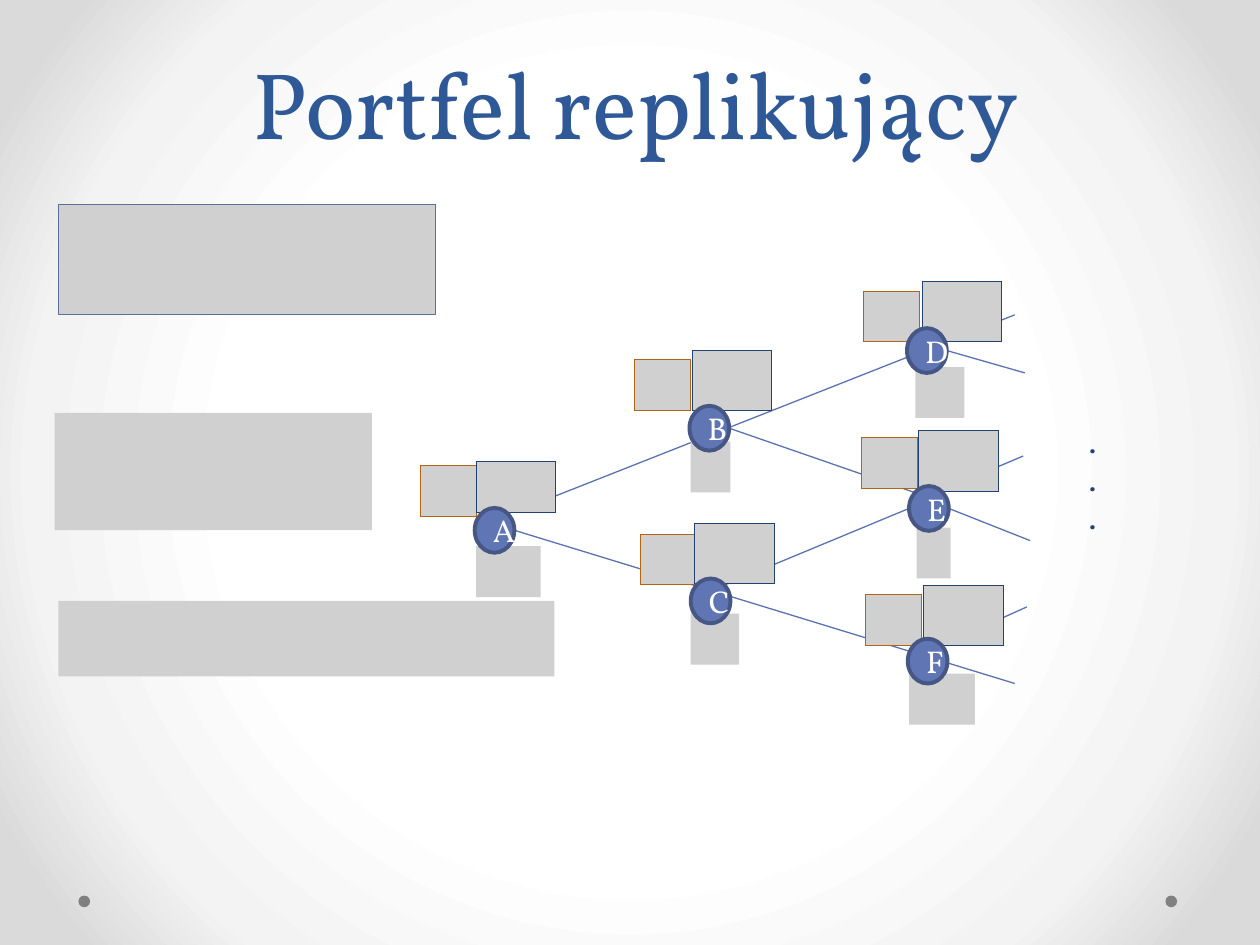
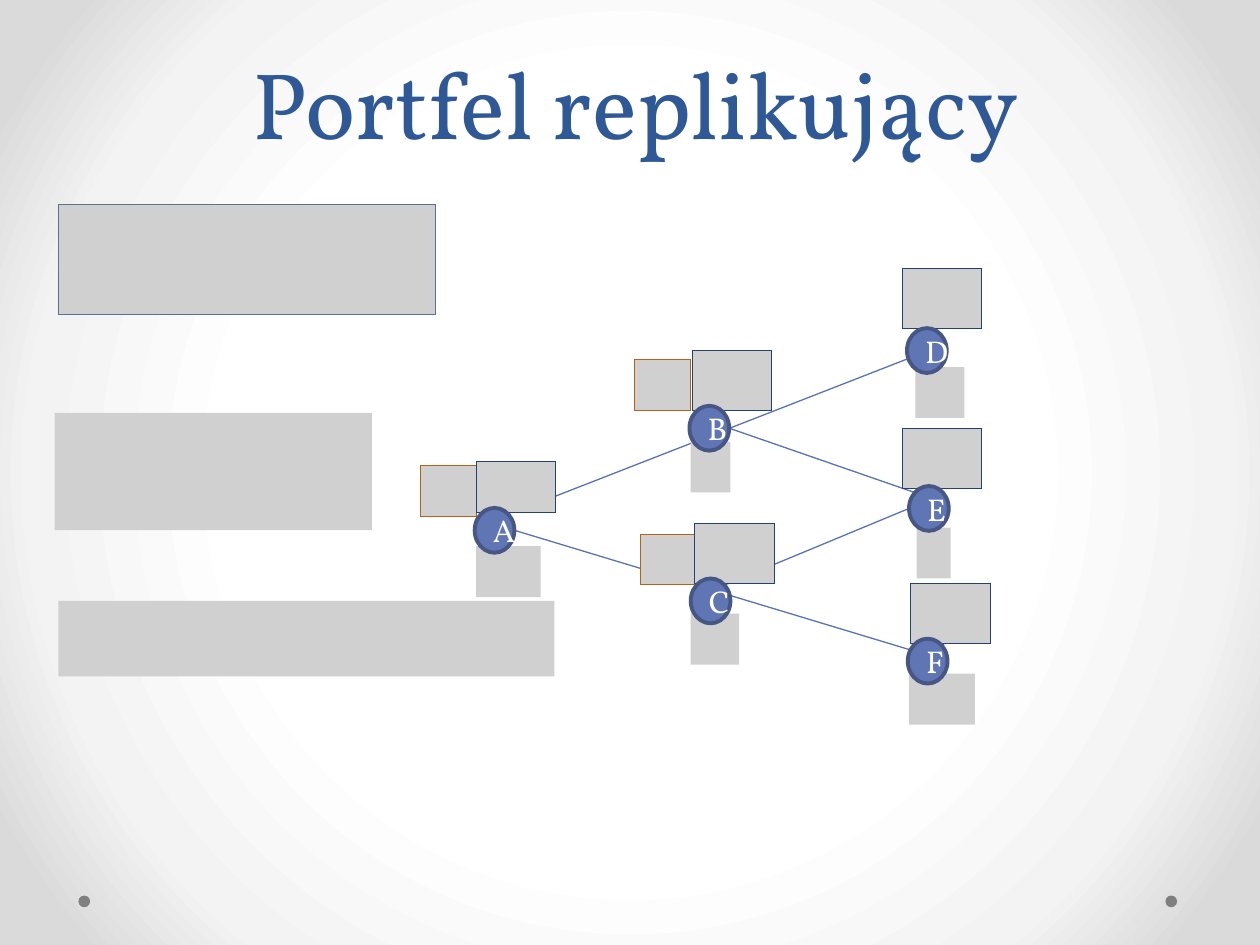
Before and after one commit to klaudia-tunska/Projekt, a slide deck: slide 9 of Prezentacja.pptx. Drawn at 1260x945 pixels with LibreOffice and Linux fonts; fonts in the diff are those of the drawing; grey boxes stand for pictures. Boxes give left, top, right and bottom in pixels: in the first picture for what was removed or moved away, otherwise in the second. Text is boxed around its words. In the diff, an @@ line names an element or a change of style, - is before the commit and + after.

```diff
--- a/Prezentacja.pptx
+++ b/Prezentacja.pptx
@@ picture: place and size @@
-picture at (922, 281, 1002, 341)
+picture at (902, 268, 982, 329)
@@ picture removed at (863, 291, 919, 341) @@
@@ line moved from (514, 512) - (1014, 315) to (514, 512) - (929, 350) @@
@@ line removed from (946, 350) to (1024, 373) @@
@@ text removed at (1076, 416, 1106, 581) @@
-.
-.
-.
@@ picture removed at (862, 438, 917, 489) @@
@@ picture: place and size @@
-picture at (919, 431, 998, 491)
+picture at (902, 428, 982, 489)
@@ line moved from (939, 491) - (1023, 456) to (939, 491) - (942, 493) @@
@@ line moved from (949, 509) - (1031, 541) to (949, 509) - (949, 509) @@
@@ line moved from (514, 530) - (1014, 683) to (514, 530) - (948, 662) @@
@@ picture removed at (866, 595, 921, 645) @@
@@ picture: place and size @@
-picture at (924, 586, 1003, 646)
+picture at (911, 583, 990, 644)
@@ line moved from (941, 645) - (1027, 607) to (941, 645) - (990, 614) @@
```
